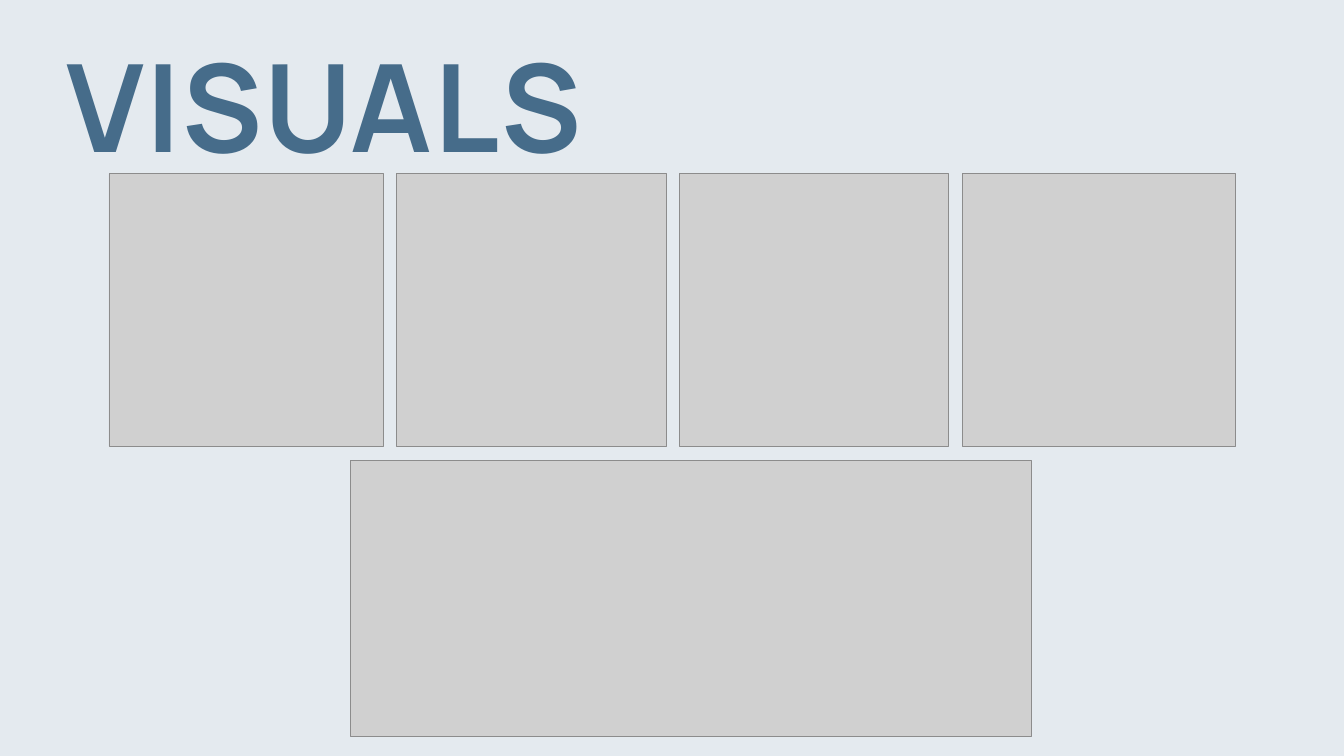
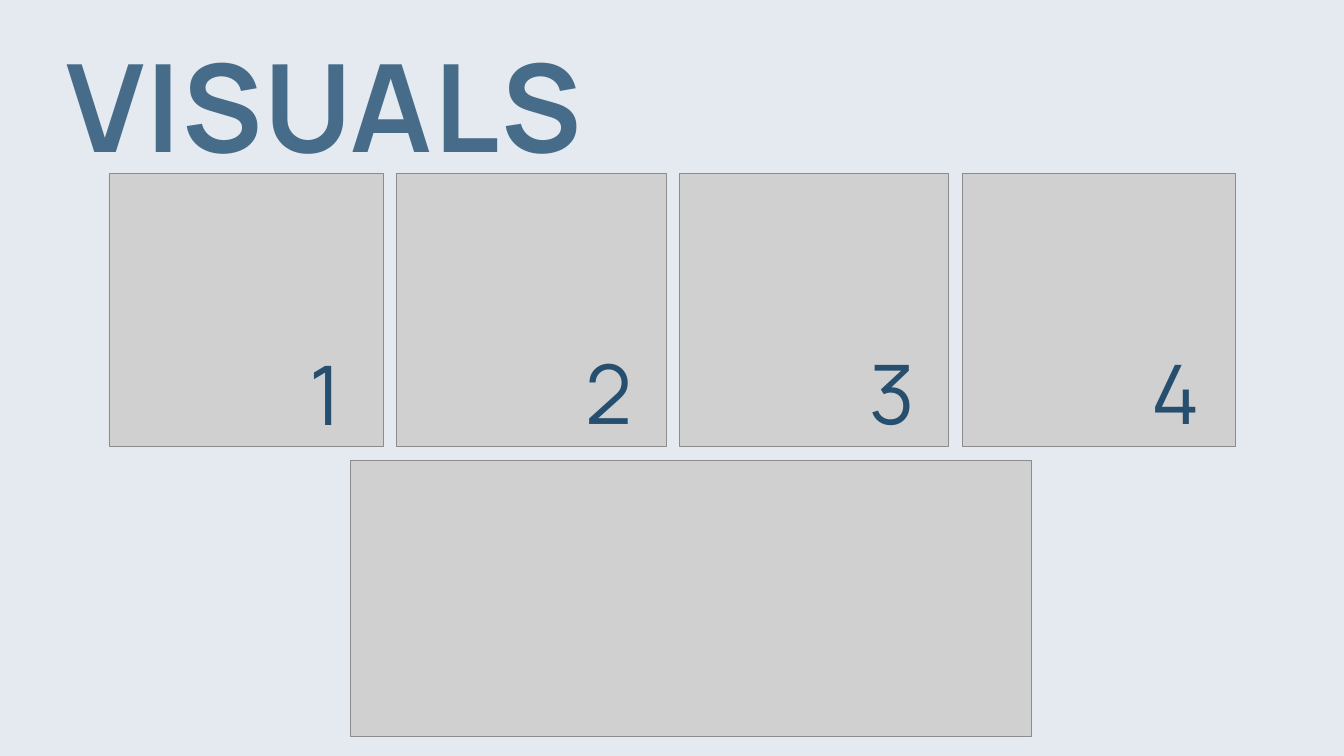
Before and after one commit to DaanDemaecker/Gradwork, a slide deck: slide 17 of Presentation/GW2425_Demaecker_Daan_NL_Presentation.pptx. Drawn at 1344x756 pixels with LibreOffice and Linux fonts; fonts in the diff are those of the drawing; grey boxes stand for pictures. Boxes give left, top, right and bottom in pixels: in the first picture for what was removed or moved away, otherwise in the second. Text is boxed around its words. In the diff, an @@ line names an element or a change of style, - is before the commit and + after.

```diff
--- a/Presentation/GW2425_Demaecker_Daan_NL_Presentation.pptx
+++ b/Presentation/GW2425_Demaecker_Daan_NL_Presentation.pptx
@@ text added at box(309, 366, 341, 447), 88 pt, text #264F6F @@
+1
@@ text added at box(586, 363, 633, 424), 88 pt, text #264F6F @@
+2
@@ text added at box(870, 365, 915, 425), 88 pt, text #264F6F @@
+3
@@ text added at box(1152, 365, 1200, 424), 88 pt, text #264F6F @@
+4
```
Also in this commit, not shown: 1 other slide changed.
